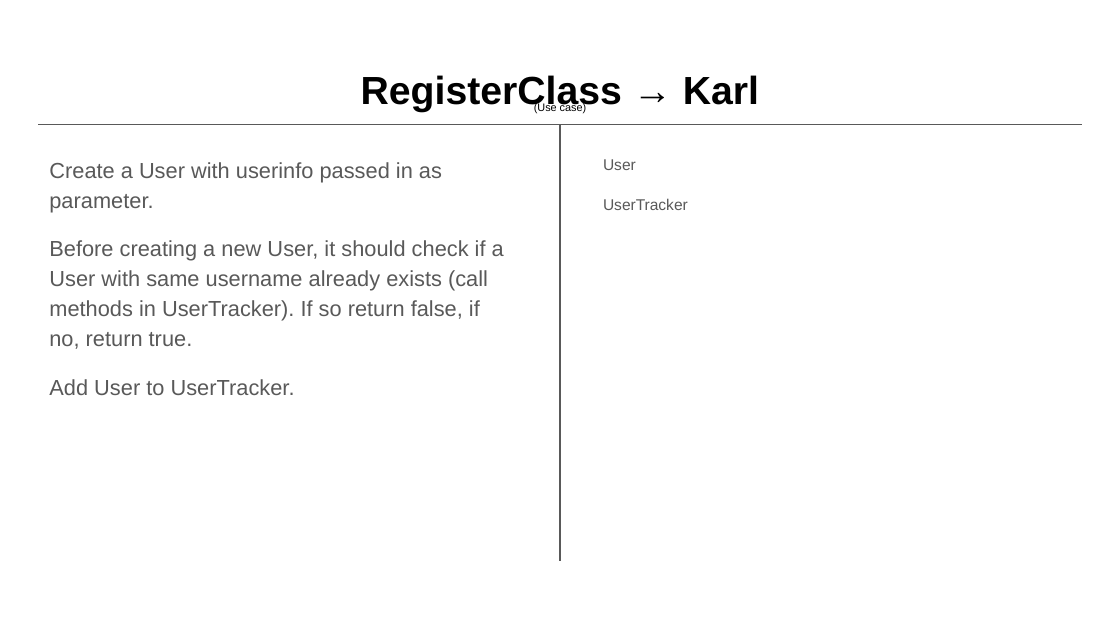
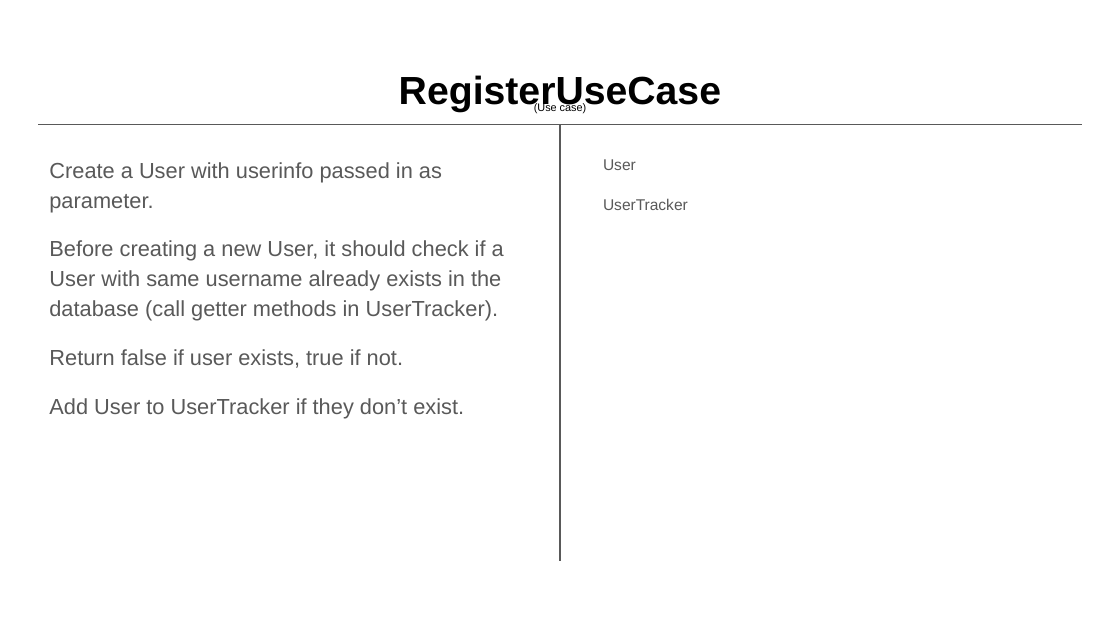
Before and after one commit to hud9925/FlightManager, a slide deck: slide 8 of phase0/CRC Model.pptx (slide 7 before the commit). Drawn at 1120x630 pixels with LibreOffice and Linux fonts; fonts in the diff are those of the drawing. Boxes give left, top, right and bottom in pixels: in the first picture for what was removed or moved away, otherwise in the second. Text is boxed around its words. In the diff, an @@ line names an element or a change of style, - is before the commit and + after.

```diff
--- a/phase0/CRC Model.pptx
+++ b/phase0/CRC Model.pptx
@@ title at box(399, 75, 721, 112): text changed @@
-RegisterClass → Karl
+RegisterUseCase
@@ text at box(49, 240, 504, 418): text changed @@
-Before creating a new User, it should check if a User with same username already exists (call methods in UserTracker). If so return false, if no, return true.
-Add User to UserTracker.
+Before creating a new User, it should check if a User with same username already exists in the database (call getter methods in UserTracker).
+Return false if user exists, true if not.
+Add User to UserTracker if they don’t exist.
```
Also in this commit, not shown: 13 other slides changed, 1 slide added.
